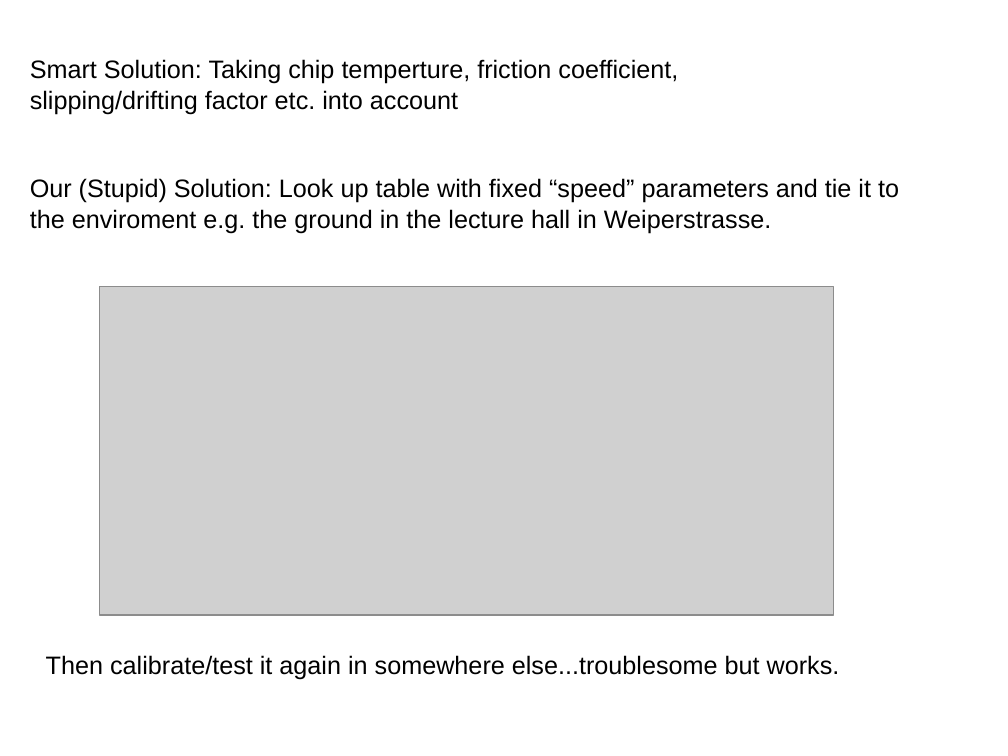
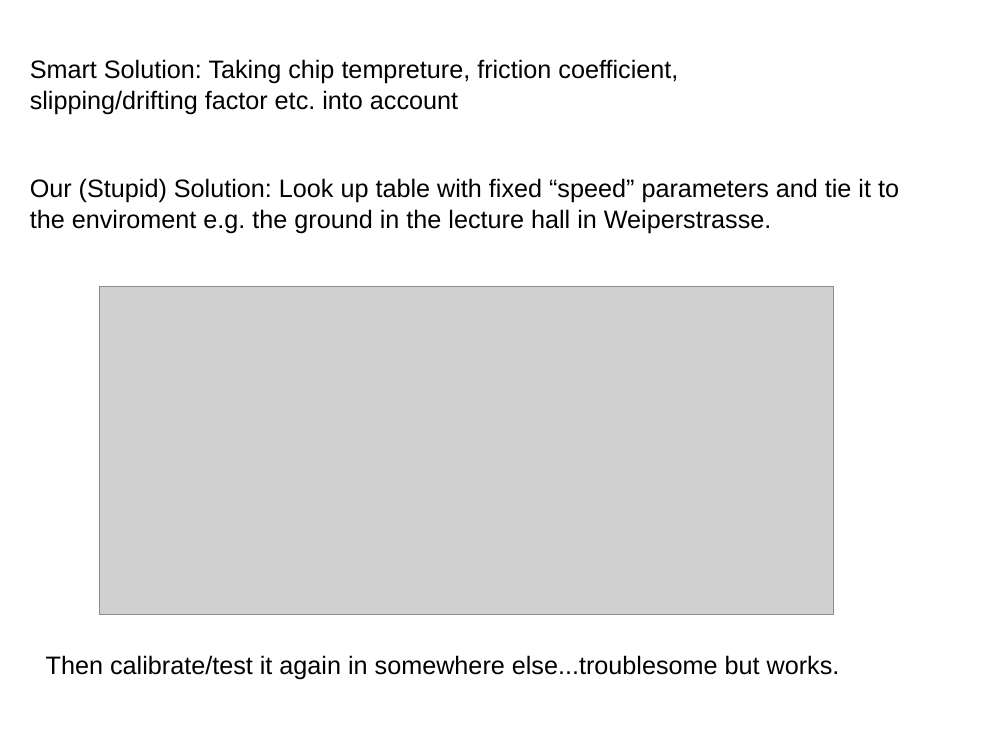
Before and after one commit to kamkanev/Self-Propelled-Arm-System, a slide deck: slide 15 of submission/SPAS_presentation_final.pptx. Drawn at 1008x756 pixels with LibreOffice and Linux fonts; fonts in the diff are those of the drawing; grey boxes stand for pictures; background and template pictures are left out. Boxes give left, top, right and bottom in pixels: in the first picture for what was removed or moved away, otherwise in the second. Text is boxed around its words. In the diff, an @@ line names an element or a change of style, - is before the commit and + after.

```diff
--- a/submission/SPAS_presentation_final.pptx
+++ b/submission/SPAS_presentation_final.pptx
@@ text at (30,59,678,84): text changed @@
-Smart Solution: Taking chip temperture, friction coefficient,
+Smart Solution: Taking chip tempreture, friction coefficient,
```
Also in this commit, not shown: 13 other slides changed, 1 slide added, 1 other file.
